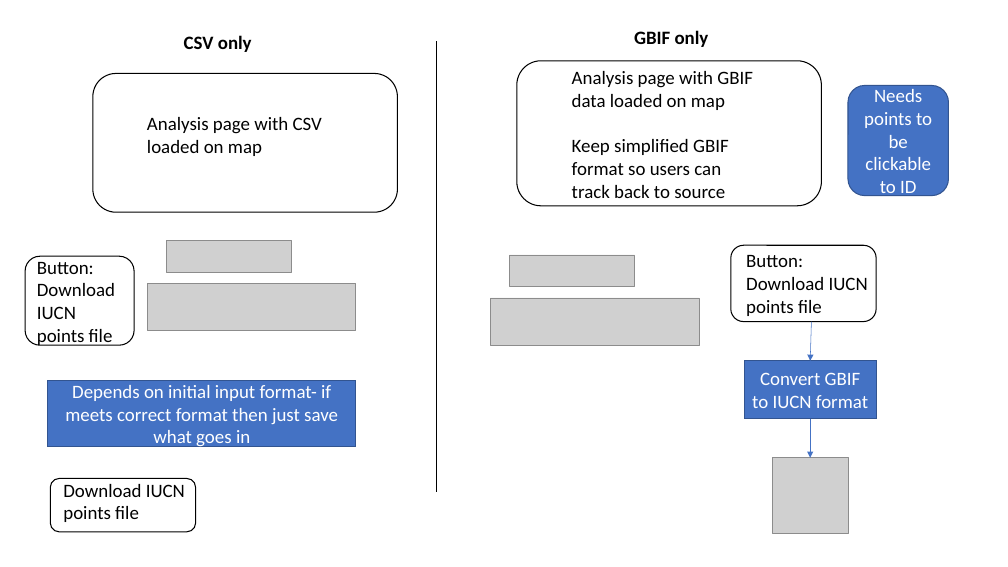
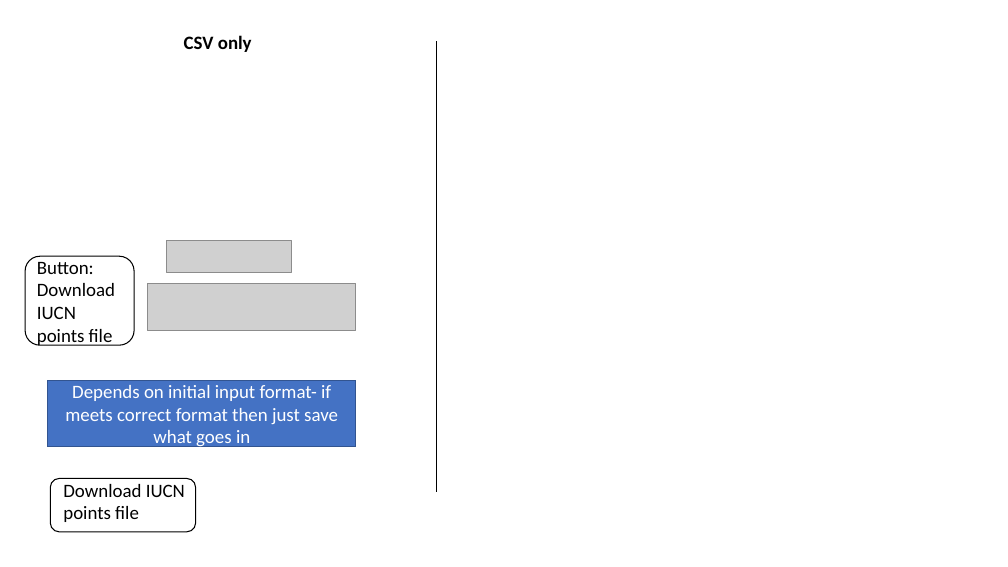
Before and after one commit to stevenpbachman/shinygeocat, a slide deck: slide 3 of docs/use_cases.pptx (slide 2 before the commit). Drawn at 1008x567 pixels with LibreOffice and Linux fonts; fonts in the diff are those of the drawing; grey boxes stand for pictures. Boxes give left, top, right and bottom in pixels: in the first picture for what was removed or moved away, otherwise in the second. Text is boxed around its words. In the diff, an @@ line names an element or a change of style, - is before the commit and + after.

Commit message:
added SIS points format download. uses csv input and merges with SIS format

```diff
--- a/docs/use_cases.pptx
+++ b/docs/use_cases.pptx
@@ text removed at (x1=634, y1=30, x2=709, y2=47) @@
-GBIF only
@@ rounded rectangle removed at (x1=93, y1=73, x2=398, y2=212) @@
@@ rounded rectangle removed at (x1=517, y1=60, x2=822, y2=206) @@
@@ text removed at (x1=572, y1=71, x2=753, y2=198) @@
-Analysis page with GBIF data loaded on map
-Keep simplified GBIF format so users can track back to source
@@ rounded rectangle removed at (x1=848, y1=85, x2=949, y2=196) @@
-Needs points to be clickable to ID
@@ text removed at (x1=147, y1=117, x2=322, y2=156) @@
-Analysis page with CSV loaded on map
@@ picture removed at (x1=510, y1=255, x2=635, y2=287) @@
@@ rounded rectangle removed at (x1=731, y1=245, x2=876, y2=321) @@
@@ text removed at (x1=746, y1=255, x2=868, y2=316) @@
-Button:
-Download IUCN points file
@@ picture removed at (x1=491, y1=298, x2=699, y2=345) @@
@@ arrow removed from (811, 321) to (811, 361) @@
@@ rectangle removed at (x1=745, y1=361, x2=876, y2=418) @@
-Convert GBIF to IUCN format
@@ arrow removed from (811, 419) to (811, 458) @@
@@ picture removed at (x1=773, y1=458, x2=848, y2=534) @@
```
Also in this commit, not shown: 2 slides added, 1 slide removed, 3 other files.
